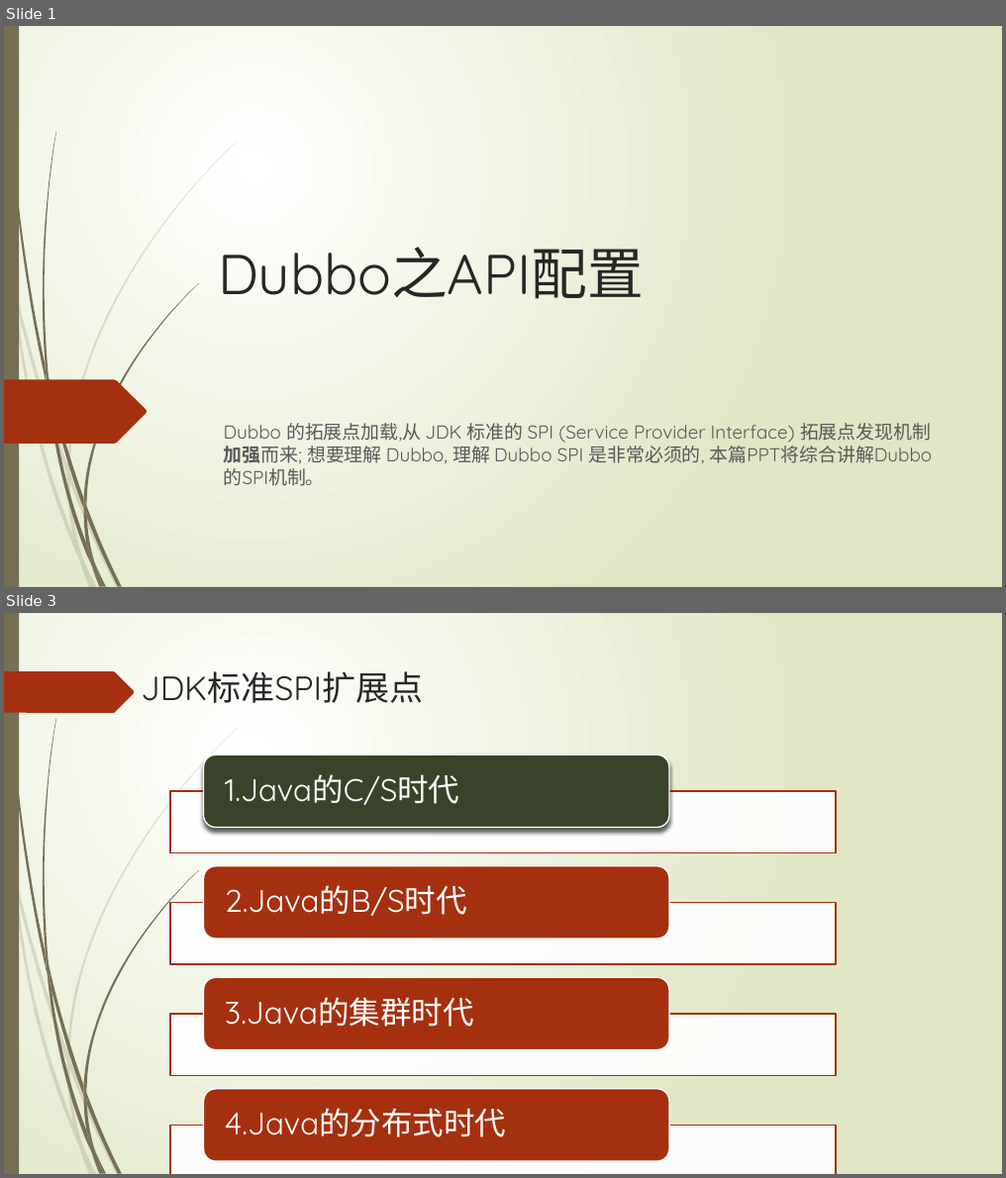
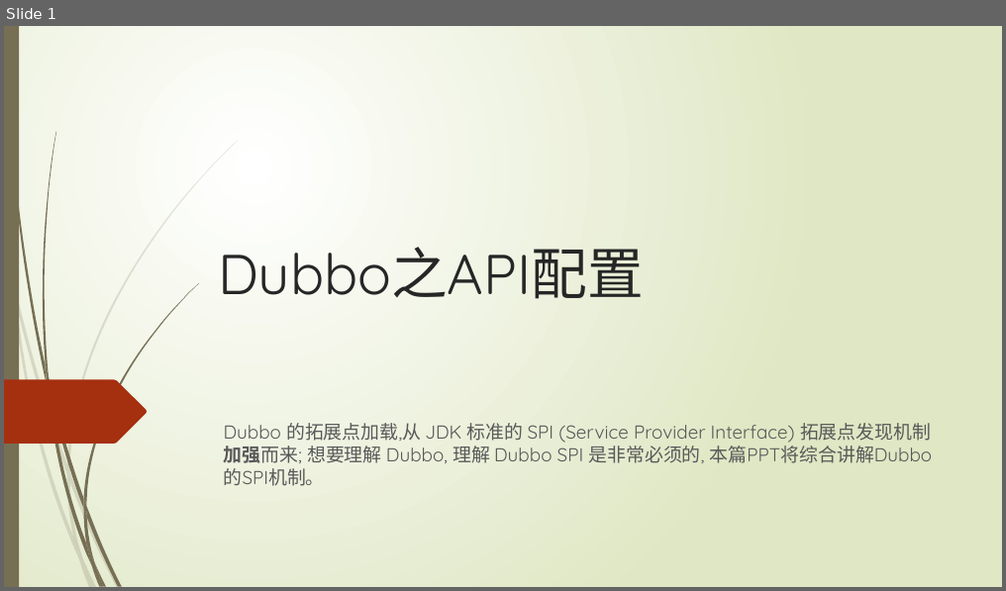
Before and after one commit to ityongman/Source_code_from-entry_to_giveup, a slide deck: dubbo/Dubbo 分析之API配置 v1.0 (二).pptx. Shown one above the other, each under a label of ours: slides 1 and 3 before the commit, slide 1 after it; the slides between them are not shown. The pictures are 1006x1178 and 1006x591 pixels, drawn with LibreOffice and Linux fonts; fonts in the diff are those of the drawing. Boxes give left, top, right and bottom in pixels: in the first picture for what was removed or moved away, otherwise in the second. Text is boxed around its words. In the diff, an @@ line names an element or a change of style, - is before the commit and + after.

```diff
--- a/dubbo/Dubbo 分析之API配置 v1.0 (二).pptx
+++ b/dubbo/Dubbo 分析之API配置 v1.0 (二).pptx
@@ slide 3 removed at (x1=4, y1=613, x2=1002, y2=1174), background gradient #FFFFFF to #DFE8C4; not listed: 23 template elements that a slide beside it also shows @@
@@ freeform shape removed at (x1=4, y1=671, x2=135, y2=713) @@
@@ text removed at (x1=141, y1=671, x2=423, y2=703) @@
-JDK标准SPI扩展点
@@ group removed at (x1=170, y1=756, x2=836, y2=1174): 4 rectangles, 4 rounded rectangles, 4 texts @@
-1.Java的C/S时代
-2.Java的B/S时代
-3.Java的集群时代
-4.Java的分布式时代
```
Also in this commit, not shown: 13 slides added, 22 other slides removed, 6 other files.
